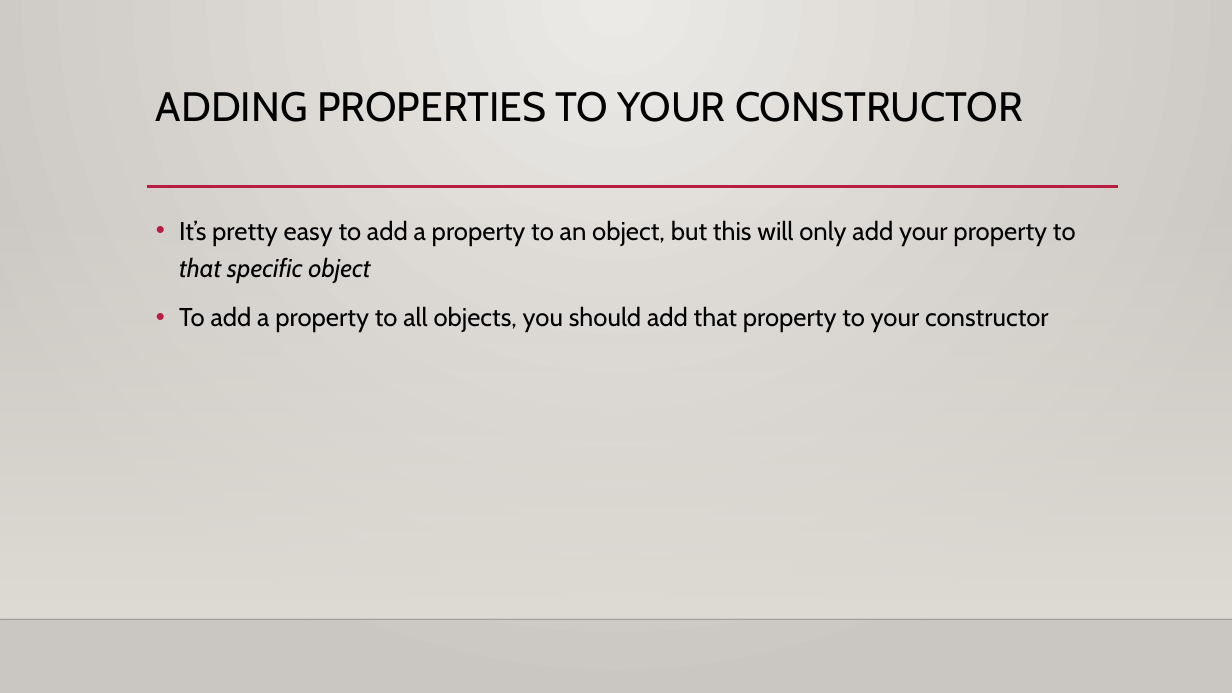
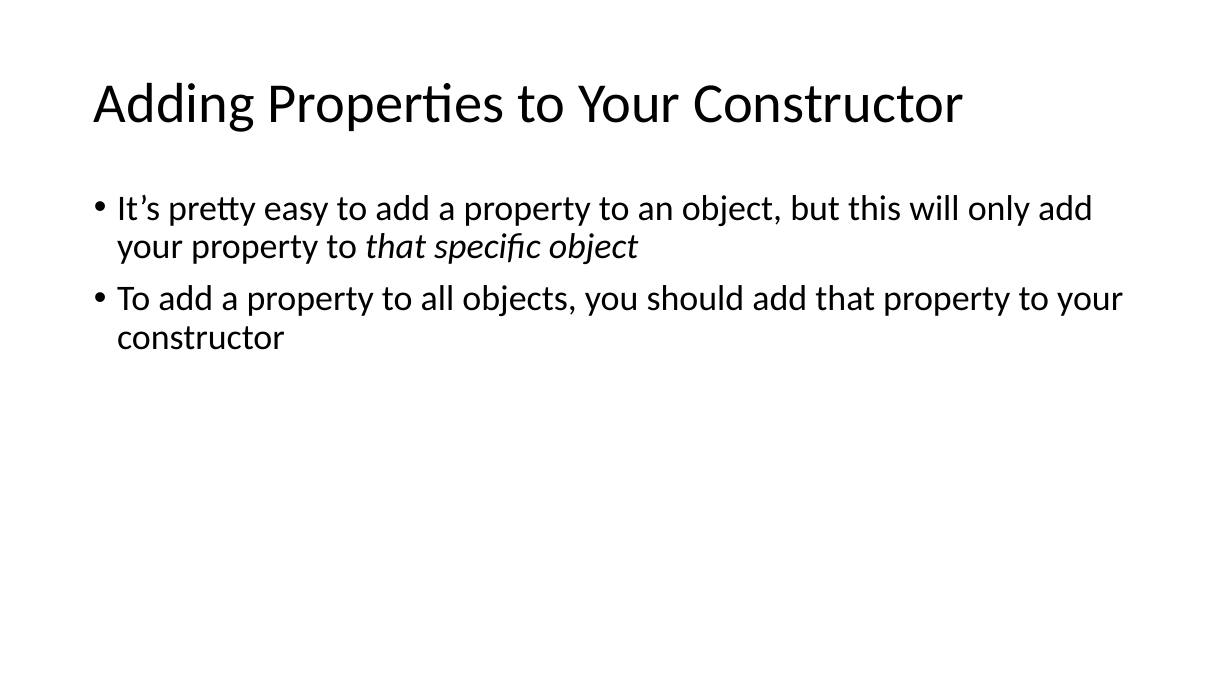
Before and after one commit to YWCANWIL-TechLab/Module11-Objects, a slide deck: slide 40 of slides/Module 11 - Objects.pptx. Drawn at 1232x693 pixels with LibreOffice and Linux fonts; fonts in the diff are those of the drawing; background and template pictures are left out. Boxes give left, top, right and bottom in pixels: in the first picture for what was removed or moved away, otherwise in the second. Text is boxed around its words. In the diff, an @@ line names an element or a change of style, - is before the commit and + after.

```diff
--- a/slides/Module 11 - Objects.pptx
+++ b/slides/Module 11 - Objects.pptx
@@ background gradient #ECEAE7 to #CAC7C1 to #FFFFFF @@
@@ title "Adding Properties to Your Constructor" at (94,82,964,132): vertical alignment top to middle @@
@@ title at (94,82,964,132): text changed; size 32 to 44 pt; font Cabin to Calibri @@
-ADDING PROPERTIES TO YOUR CONSTRUCTOR
+Adding Properties to Your Constructor
@@ rectangle removed at (0,204,1232,619) @@
@@ text "It’s pretty easy to add ...": place and size @@
-text "It’s pretty easy to add ..." at (179,220,1076,332)
+text "It’s pretty easy to add ..." at (117,194,1123,350)
@@ text "It’s pretty easy to add ..." at (117,194,1123,350): size 20 to 28 pt, font Cabin to Calibri; line spacing 1.2 to 0.9 @@
@@ line removed from (147, 187) to (1118, 187) @@
@@ line removed from (0, 619) to (1232, 619) @@
```
Also in this commit, not shown: 43 other slides changed, 8 other files.
